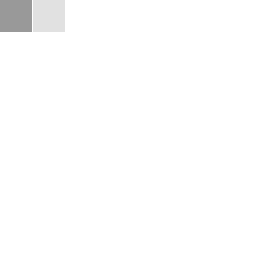
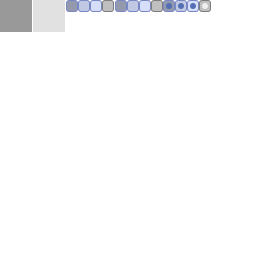
The second 256 x 256 image is a revision of the first. Changes to its layers:
added group "CheckBox" with 12 layers above "Button" over [115, 0, 211, 12]
added layer "Checked_State" (1st of 4, in "CheckBox") in group "CheckBox" over [202, 3, 208, 9]
added layer "Checked_State" (2nd of 4, in "CheckBox") in group "CheckBox" over [190, 3, 196, 9]
added layer "Checked_State" (3rd of 4, in "CheckBox") in group "CheckBox" over [178, 3, 184, 9]
added layer "Checked_State" (4th of 4, in "CheckBox") in group "CheckBox" over [166, 3, 172, 9]
added layer "Checked_Disable" in group "CheckBox" over [199, 0, 211, 12]
added layer "Checked_Push" in group "CheckBox" over [187, 0, 199, 12]
added layer "Checked_Highlight" in group "CheckBox" over [175, 0, 187, 12]
added layer "Checked_Normal" in group "CheckBox" over [163, 0, 175, 12]
added layer "Disable" (1st of 2, in "CheckBox") in group "CheckBox" over [151, 0, 163, 12]
added layer "Push" (1st of 2, in "CheckBox") in group "CheckBox" over [139, 0, 151, 12]
added layer "Highlight" (1st of 2, in "CheckBox") in group "CheckBox" over [127, 0, 139, 12]
added layer "Normal" (1st of 2, in "CheckBox") in group "CheckBox" over [115, 0, 127, 12]
added group "Button" with 4 layers above "Panel" over [66, 0, 114, 12]
added layer "Disable" (2nd of 2, in "Button") in group "Button" over [102, 0, 114, 12]
added layer "Push" (2nd of 2, in "Button") in group "Button" over [90, 0, 102, 12]
added layer "Highlight" (2nd of 2, in "Button") in group "Button" over [78, 0, 90, 12]
added layer "Normal" (2nd of 2, in "Button") in group "Button" over [66, 0, 78, 12]
